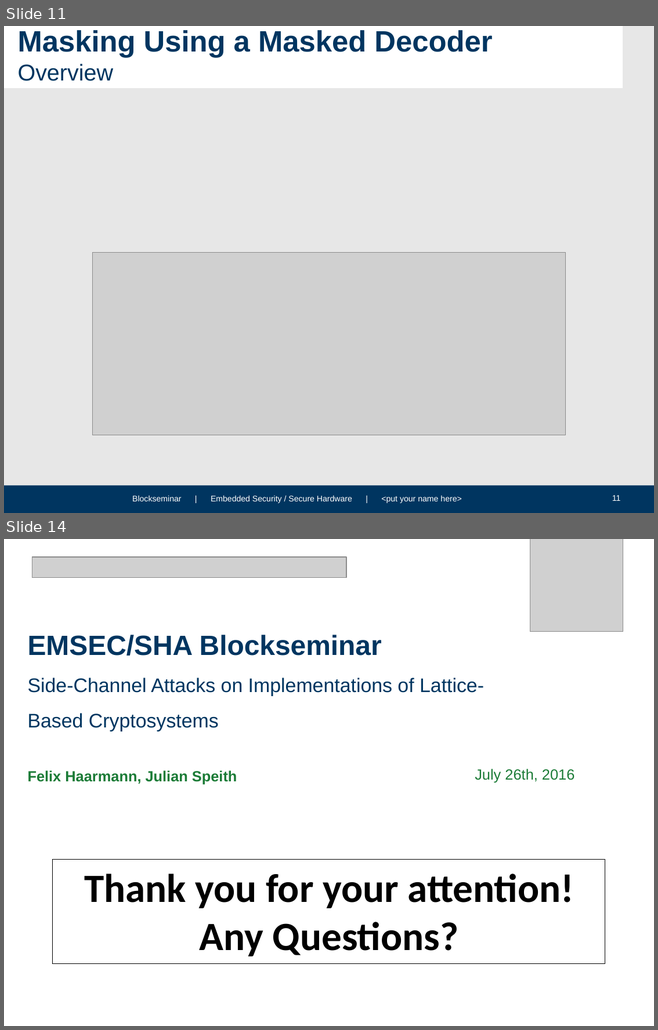
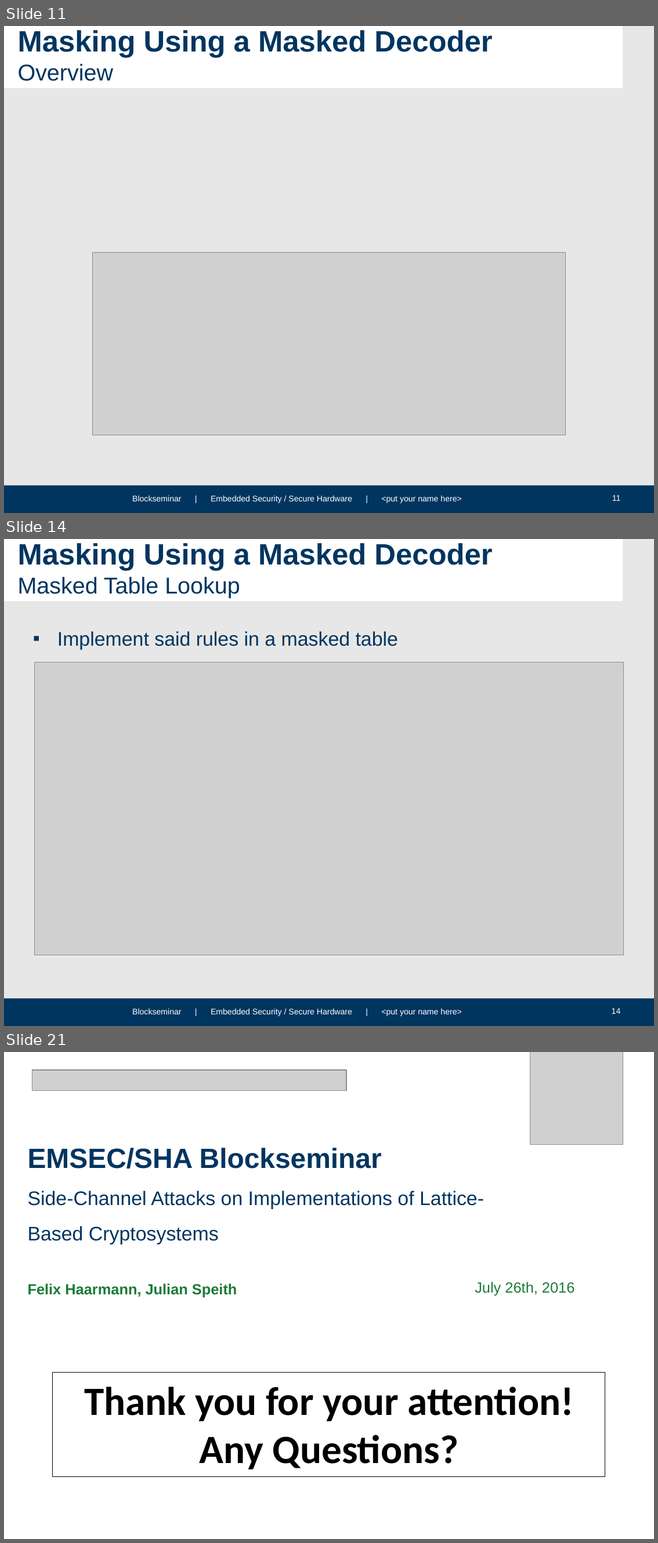
Before and after one commit to HFelixA/emsecseminar, a slide deck: presentation/EMSEC_Blockseminar_Template_Corporate_WS1314.pptx. Shown one above the other, each under a label of ours: slides 11 and 14 before the commit, slides 11, 14 and 21 after it; the slides between them are not shown. The pictures are 658x1030 and 658x1543 pixels, drawn with LibreOffice and Linux fonts; fonts in the diff are those of the drawing; grey boxes stand for pictures; background and template pictures are left out. Boxes give left, top, right and bottom in pixels: in the first picture for what was removed or moved away, otherwise in the second. Text is boxed around its words. In the diff, an @@ line names an element or a change of style, - is before the commit and + after.

```diff
--- a/presentation/EMSEC_Blockseminar_Template_Corporate_WS1314.pptx
+++ b/presentation/EMSEC_Blockseminar_Template_Corporate_WS1314.pptx
@@ slide 14 added at [4,539,654,1026], background #E7E7E7; not listed: 4 template elements that a slide beside it also shows @@
@@ title added at [18,543,492,598], 36 pt, text #003560, bold @@
+Masking Using a Masked Decoder
+Masked Table Lookup
@@ text added at [57,631,398,650], 24 pt, text #003560 @@
+▪ Implement said rules in a masked table
@@ picture added at [35,662,623,955] @@
@@ what was slide 14 is now slide 21 @@
```
Also in this commit, not shown: 3 slides changed, 6 other slides added.
